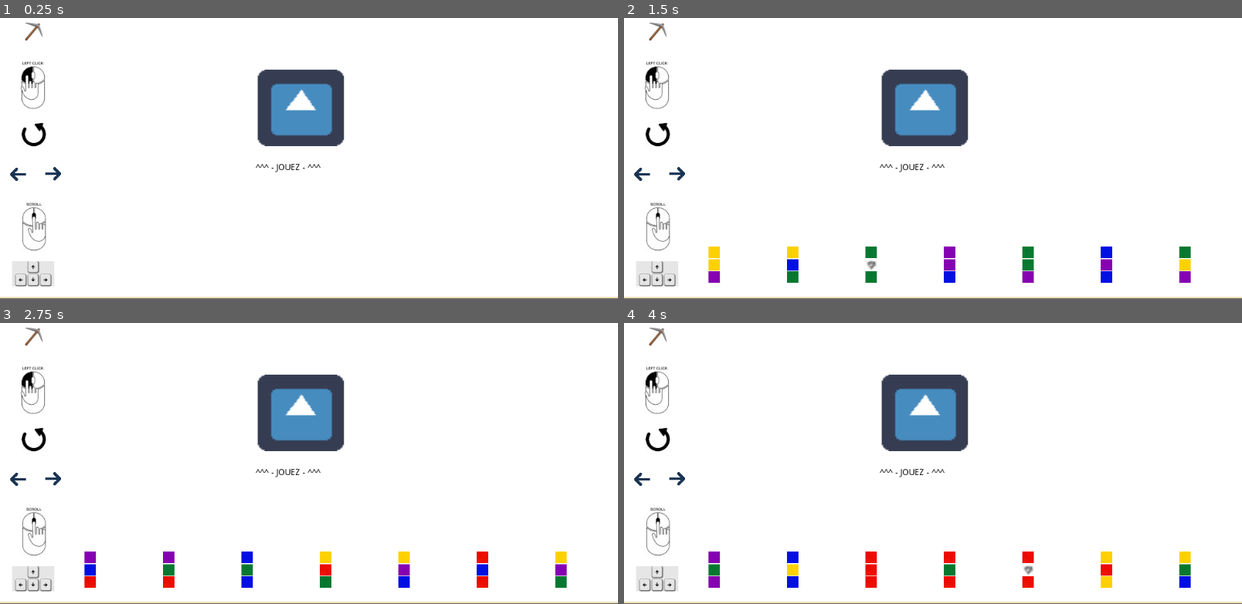
Above: before the commit, frames 1-4 (two rows, left to right).
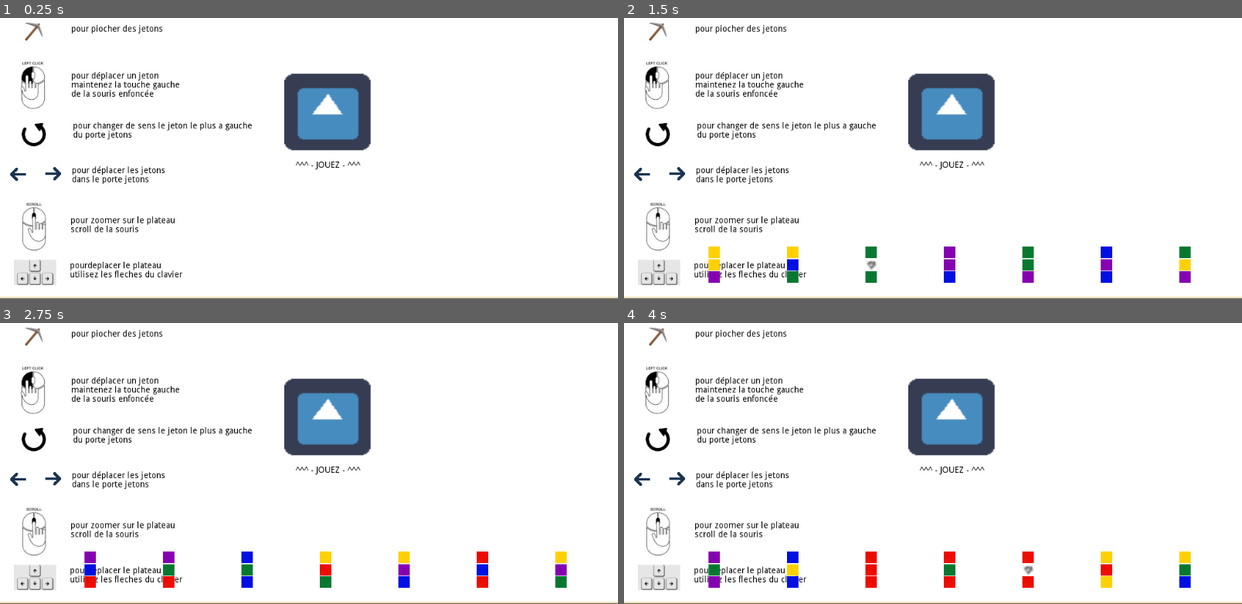
Above: after the commit, the same moments.

Repository: tartempion-sdr/chromino-V2
Game: Godot game, scene res://Node2D.tscn
Same seed, same stepped clock (60 frames per second), same inputs: the game is played once before the commit and once after it. The engine's default icon, where the game draws it, is replaced by a stand-in: a white triangle on a blue panel in a dark square.
Inputs:
- Up to frame 1 (0.25 s): no input
- Up to frame 2 (1.5 s): click "JETONS = 79" at 0.5 s; click "JETONS = 72" at 1.25 s
- Up to frame 3 (2.75 s): click "JETONS = 65" at 2 s
- Up to frame 4 (4 s): click "JETONS = 58" at 2.75 s; click "JETONS = 51" at 3.5 s

The runs differ from the first frame. In frame 1, 6.6% of the frame differs, in the area x 2-60%, y 2-96%; in frame 2, 6.6%; in frame 3, 6.6%; in frame 4, 6.6%.

Commit message:
message comande

Diff:
--- a/acceuil.tscn
+++ b/acceuil.tscn
@@ -24,10 +24,10 @@
 }
 
 [node name="jouez" type="TextureButton" parent="."]
-margin_left = 427.011
-margin_top = 219.061
-margin_right = 570.011
-margin_bottom = 346.061
+margin_left = 470.951
+margin_top = 225.596
+margin_right = 613.951
+margin_bottom = 352.596
 mouse_default_cursor_shape = 2
 texture_normal = ExtResource( 10 )
 texture_hover = ExtResource( 12 )
@@ -37,10 +37,10 @@
 }
 
 [node name="RichTextLabel" type="RichTextLabel" parent="jouez"]
-margin_left = -3.06299
-margin_top = 155.811
-margin_right = 180.937
-margin_bottom = 195.811
+margin_left = 19.2095
+margin_top = 145.12
+margin_right = 203.209
+margin_bottom = 185.12
 custom_colors/default_color = Color( 0, 0, 0, 1 )
 tab_size = 8
 text = "^^^ - JOUEZ - ^^^"
@@ -52,6 +52,18 @@
 margin_bottom = 175.901
 texture = ExtResource( 4 )
 expand = true
+__meta__ = {
+"_edit_use_anchors_": false
+}
+
+[node name="RichTextLabel" type="RichTextLabel" parent="pioche"]
+margin_left = 82.1616
+margin_top = 9.24701
+margin_right = 271.162
+margin_bottom = 49.247
+custom_colors/default_color = Color( 0, 0, 0, 1 )
+text = "pour piocher des jetons
+"
 
 [node name="flechegauche" type="TextureRect" parent="."]
 margin_left = 10.1144
@@ -69,6 +81,16 @@
 margin_bottom = 19.0674
 texture = ExtResource( 6 )
 
+[node name="RichTextLabel" type="RichTextLabel" parent="flechegauche/flechedroite"]
+margin_left = 51.0
+margin_top = 8.0
+margin_right = 222.0
+margin_bottom = 51.0
+custom_colors/default_color = Color( 0, 0, 0, 1 )
+text = "pour déplacer les jetons dans le porte jetons
+"
+scroll_active = false
+
 [node name="tournejeton" type="TextureRect" parent="."]
 margin_left = 35.5907
 margin_top = 307.403
@@ -76,6 +98,14 @@
 margin_bottom = 347.403
 texture = ExtResource( 3 )
 expand = true
+
+[node name="RichTextLabel" type="RichTextLabel" parent="tournejeton"]
+margin_left = 85.0
+margin_top = -1.0
+margin_right = 390.0
+margin_bottom = 39.0
+custom_colors/default_color = Color( 0, 0, 0, 1 )
+text = "pour changer de sens le jeton le plus a gauche du porte jetons"
 
 [node name="scroll" type="TextureRect" parent="."]
 margin_left = 27.9098
@@ -87,6 +117,14 @@
 "_edit_use_anchors_": false
 }
 
+[node name="RichTextLabel" type="RichTextLabel" parent="scroll"]
+margin_left = 88.6735
+margin_top = 32.7755
+margin_right = 277.674
+margin_bottom = 72.7755
+custom_colors/default_color = Color( 0, 0, 0, 1 )
+text = "pour zoomer sur le plateau scroll de la souris"
+
 [node name="clicgauche" type="TextureRect" parent="."]
 margin_left = 25.6616
 margin_top = 195.716
@@ -94,10 +132,29 @@
 margin_bottom = 285.716
 texture = ExtResource( 9 )
 
+[node name="RichTextLabel" type="RichTextLabel" parent="clicgauche"]
+margin_left = 92.0
+margin_top = 27.0
+margin_right = 291.0
+margin_bottom = 73.0
+custom_colors/default_color = Color( 0, 0, 0, 1 )
+text = "pour déplacer un jeton maintenez la touche gauche de la souris enfoncée"
+__meta__ = {
+"_edit_use_anchors_": false
+}
+
 [node name="flecheclavier" type="TextureRect" parent="."]
-margin_left = 20.2043
-margin_top = 536.537
-margin_right = 90.2043
-margin_bottom = 578.537
+margin_left = 22.7242
+margin_top = 535.277
+margin_right = 92.7242
+margin_bottom = 577.277
 texture = ExtResource( 8 )
+
+[node name="RichTextLabel" type="RichTextLabel" parent="flecheclavier"]
+margin_left = 93.3367
+margin_top = 2.94391
+margin_right = 289.337
+margin_bottom = 47.9439
+custom_colors/default_color = Color( 0, 0, 0, 1 )
+text = "pourdeplacer le plateau utilisez les fleches du clavier"
 [connection signal="pressed" from="jouez" to="." method="_on_TextureButton_pressed"]
